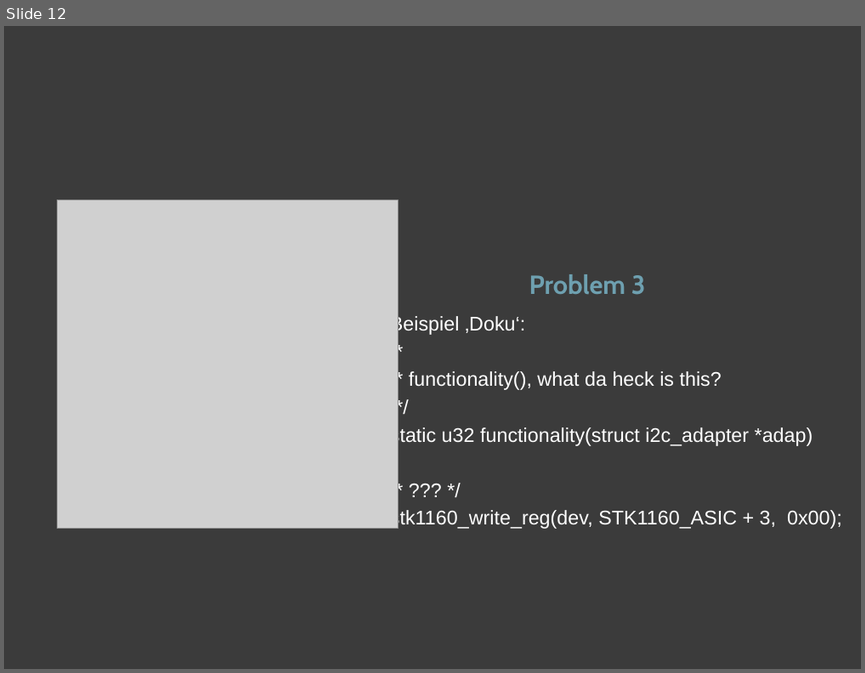
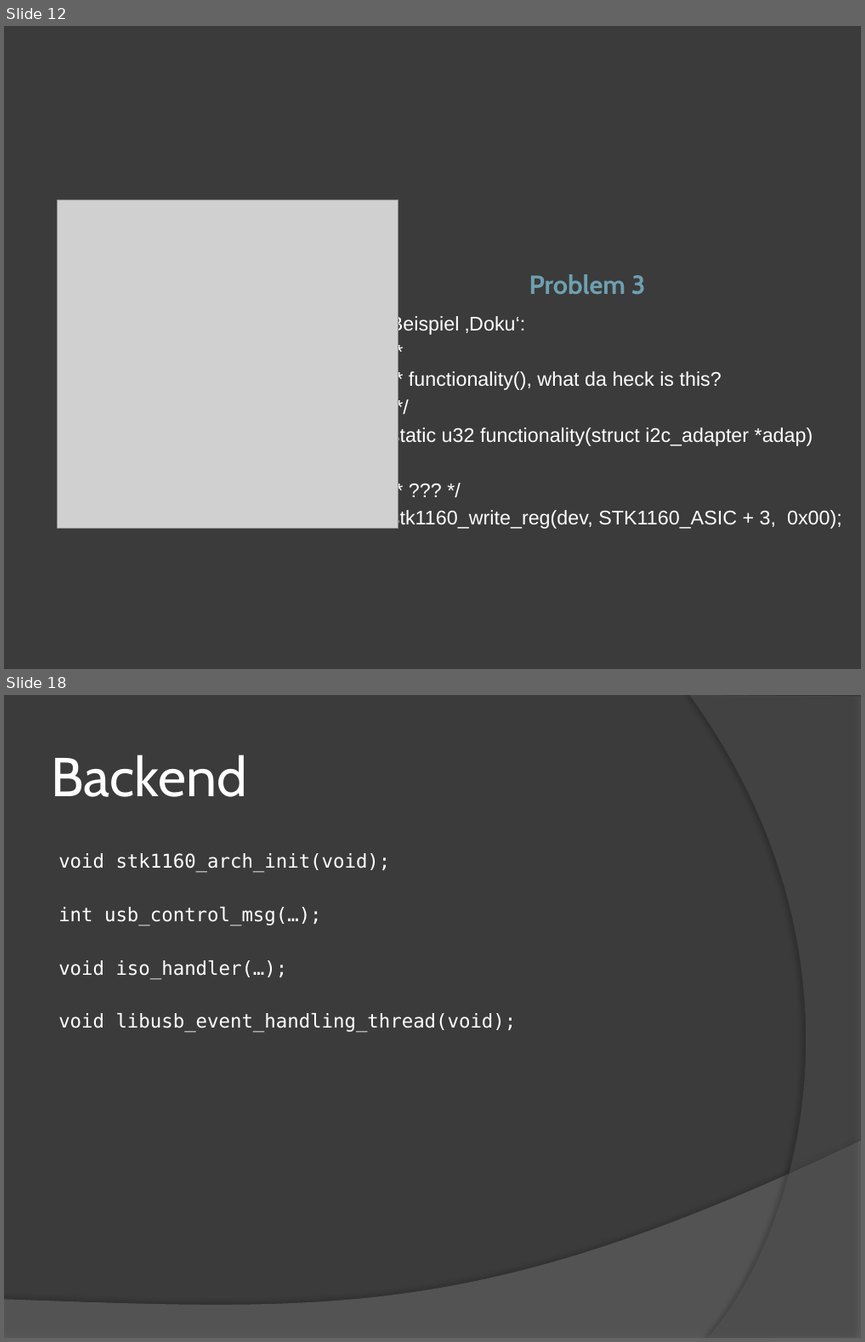
Before and after one commit to swp2013riot/riot-cam-driver, a slide deck: Abschlusspraesentation.pptx. Shown one above the other, each under a label of ours: slide 12 before the commit, slides 12 and 18 after it; the slides between them are not shown. The pictures are 865x673 and 865x1342 pixels, drawn with LibreOffice and Linux fonts; fonts in the diff are those of the drawing; grey boxes stand for pictures. Boxes give left, top, right and bottom in pixels: in the first picture for what was removed or moved away, otherwise in the second. Text is boxed around its words. In the diff, an @@ line names an element or a change of style, - is before the commit and + after.

```diff
--- a/Abschlusspraesentation.pptx
+++ b/Abschlusspraesentation.pptx
@@ slide 18 added at [4, 695, 861, 1338], background #3B3B3B @@
@@ freeform shape added at [689, 695, 861, 1338], fill #5E5E5E at 40% opacity @@
@@ title added at [51, 755, 247, 797], 46 pt, text #FFFFFF @@
+Backend
@@ text added at [58, 853, 517, 1032], 16 pt, text #FFFFFF @@
+void stk1160_arch_init(void);
+int usb_control_msg(…);
+void iso_handler(…);
+void libusb_event_handling_thread(void);
@@ freeform shape added at [4, 1140, 861, 1338], fill #7F7F7F at 45% opacity @@
```
Also in this commit, not shown: 7 other slides added.
